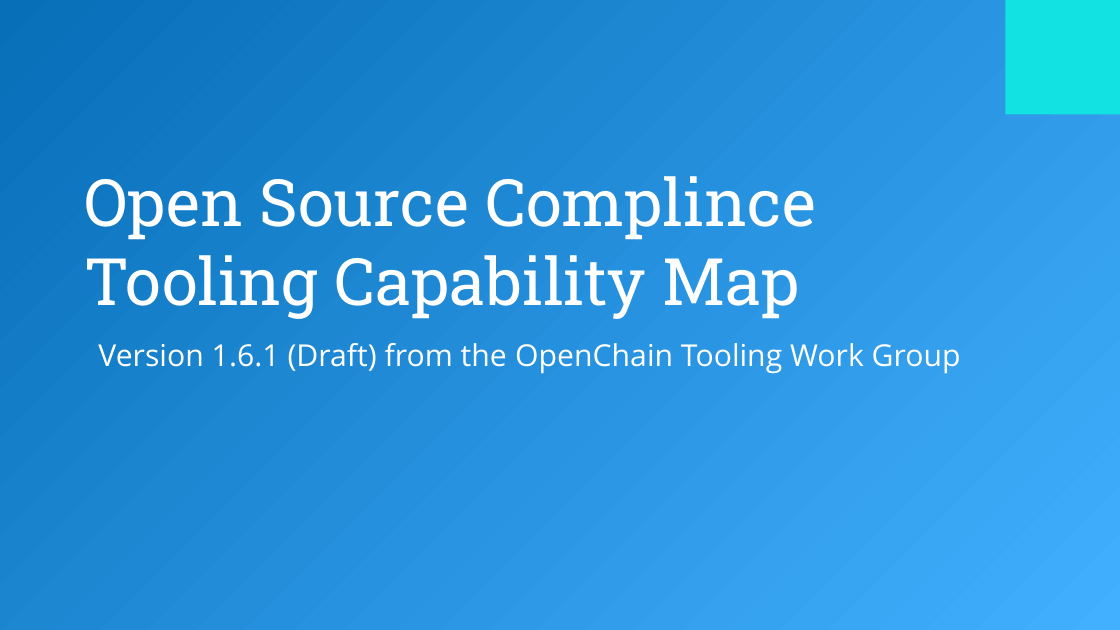
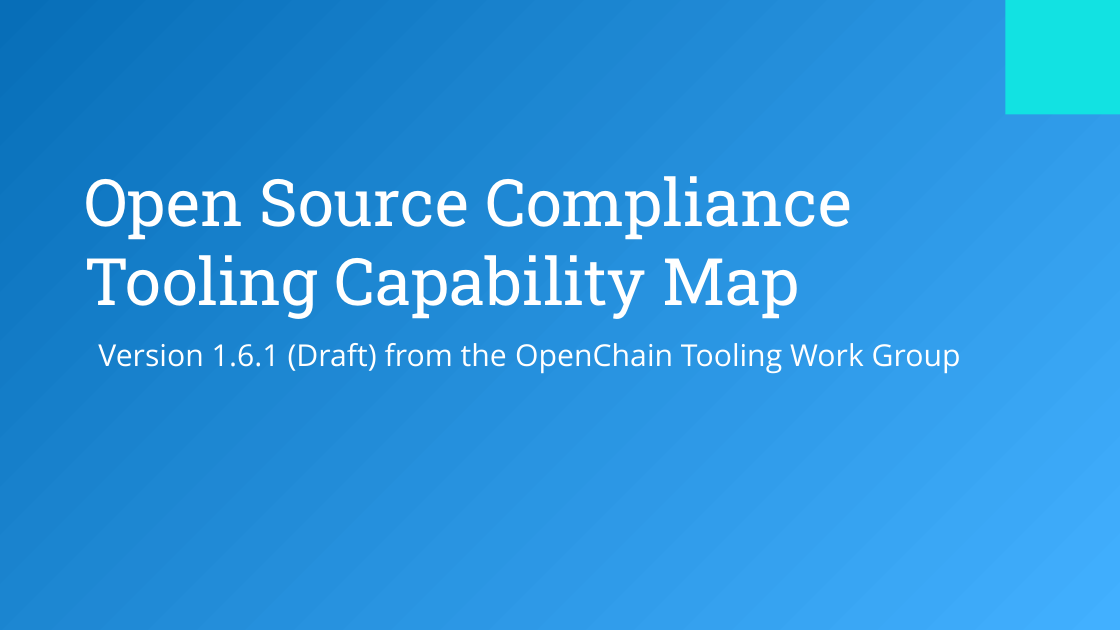
Before and after one commit to Open-Source-Compliance/Sharing-creates-value, a slide deck: slide 1 of Tooling-Landscape/CapabilityMap/OC_ToolingChain_v1.6.1.pptx. Drawn at 1120x630 pixels with LibreOffice and Linux fonts; fonts in the diff are those of the drawing; background and template pictures are left out. Boxes give left, top, right and bottom in pixels: in the first picture for what was removed or moved away, otherwise in the second. Text is boxed around its words. In the diff, an @@ line names an element or a change of style, - is before the commit and + after.

Commit message:
Update OC_ToolingChain_v1.6.1.pptx
Fixed typo

```diff
--- a/Tooling-Landscape/CapabilityMap/OC_ToolingChain_v1.6.1.pptx
+++ b/Tooling-Landscape/CapabilityMap/OC_ToolingChain_v1.6.1.pptx
@@ title at <box>84,176,852,319</box>: text changed @@
-Open Source Complince Tooling Capability Map
+Open Source Compliance Tooling Capability Map
```
